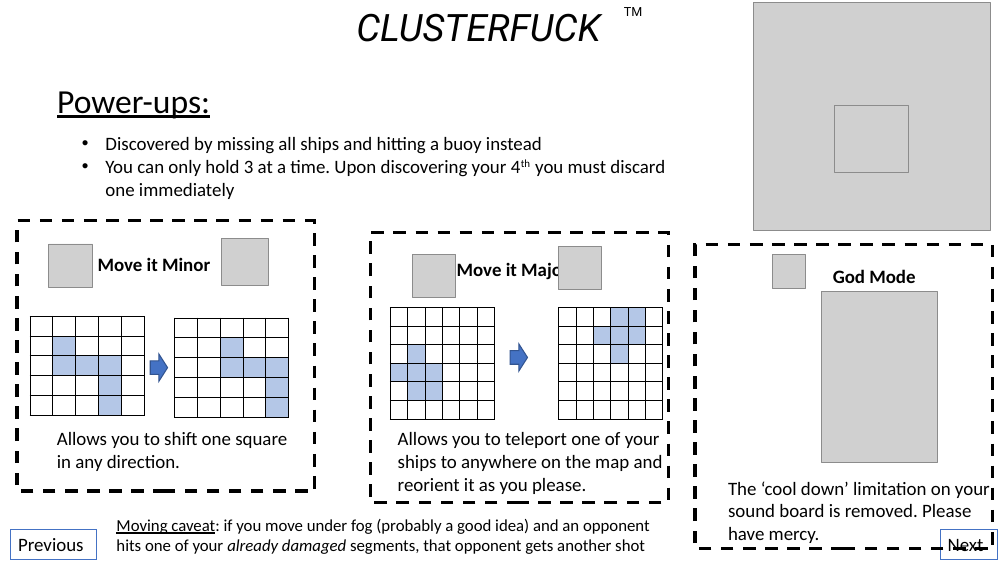
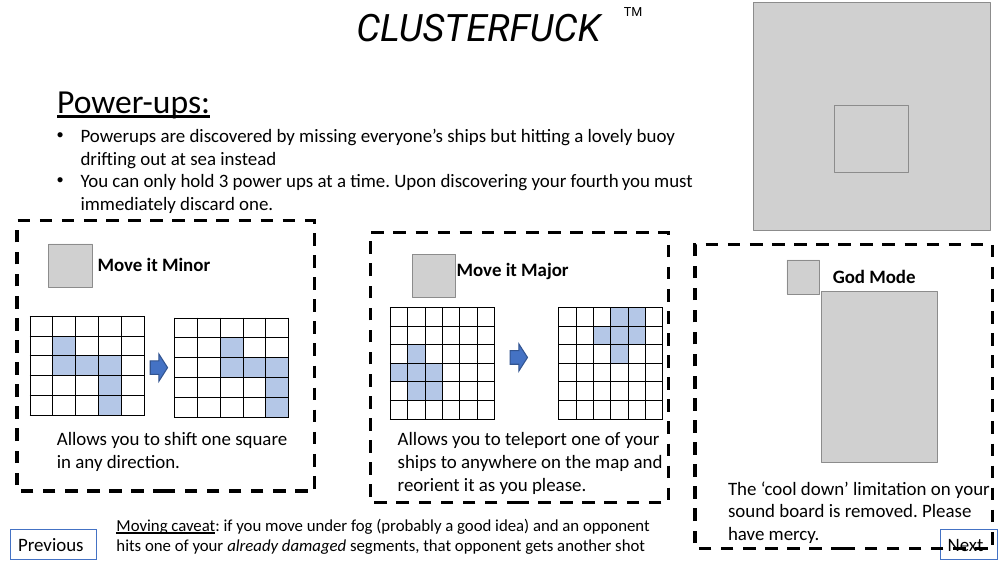
Before and after one commit to GeoffSpielman/BattleBlobs, a slide deck: slide 6 of Not_Code/Ideas.pptx. Drawn at 1008x567 pixels with LibreOffice and Linux fonts; fonts in the diff are those of the drawing; grey boxes stand for pictures. Boxes give left, top, right and bottom in pixels: in the first picture for what was removed or moved away, otherwise in the second. Text is boxed around its words. In the diff, an @@ line names an element or a change of style, - is before the commit and + after.

```diff
--- a/Not_Code/Ideas.pptx
+++ b/Not_Code/Ideas.pptx
@@ text at box(81, 129, 692, 213): text changed @@
-• Discovered by missing all ships and hitting a buoy instead
-• You can only hold 3 at a time. Upon discovering your 4th you must discard one immediately
+• Powerups are discovered by missing everyone’s ships but hitting a lovely buoy drifting out at sea instead
+• You can only hold 3 power ups at a time. Upon discovering your fourth you must immediately discard one.
@@ picture removed at box(222, 239, 269, 285) @@
@@ picture removed at box(559, 247, 602, 290) @@
@@ picture: place and size @@
-picture at box(773, 254, 805, 288)
+picture at box(787, 260, 820, 294)
```
Also in this commit, not shown: 5 other slides changed, 3 slides added, 11 other files.
